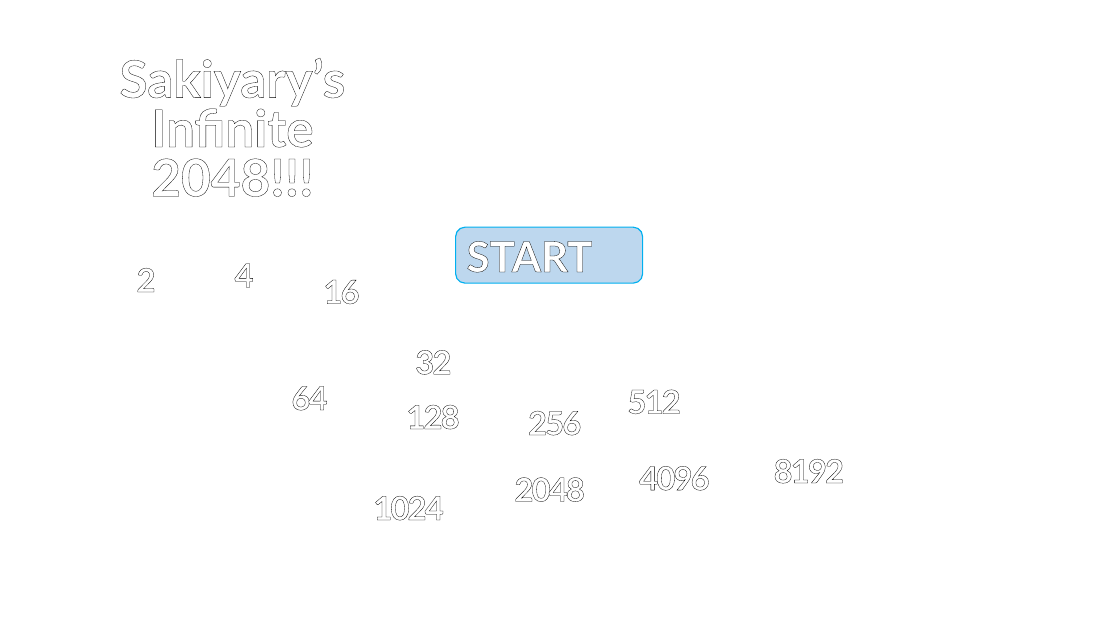
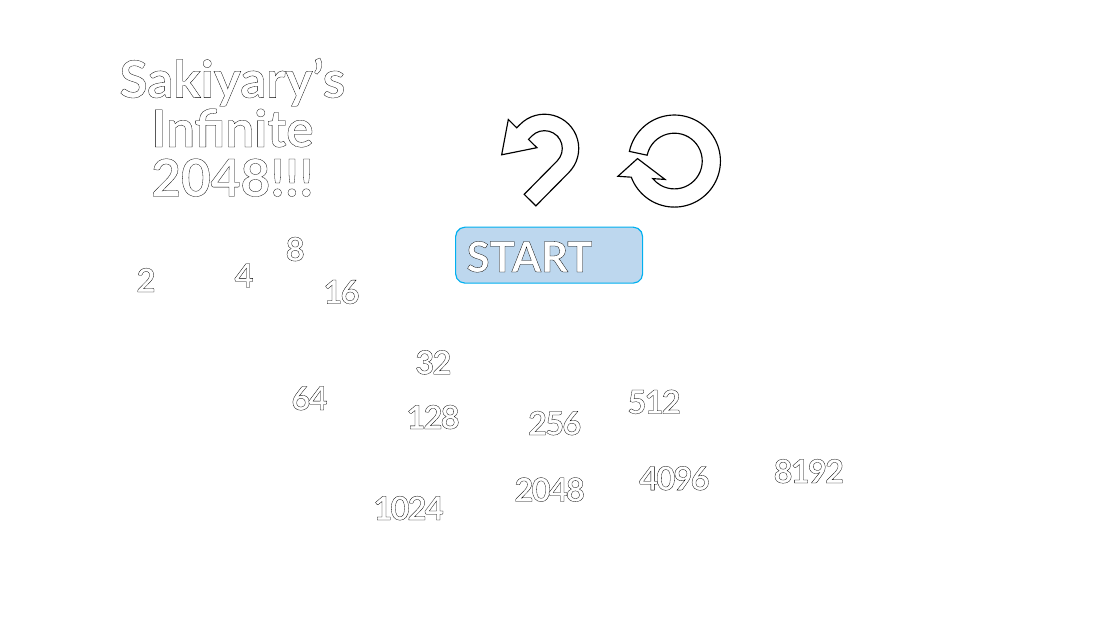
Before and after one commit to Sakiyary/C-PL-Project-1-2048, a slide deck: slide 1 of IMAGE/MakeImage/MakeImage.pptx. Drawn at 1120x630 pixels with LibreOffice and Linux fonts; fonts in the diff are those of the drawing. Boxes give left, top, right and bottom in pixels: in the first picture for what was removed or moved away, otherwise in the second. Text is boxed around its words. In the diff, an @@ line names an element or a change of style, - is before the commit and + after.

```diff
--- a/IMAGE/MakeImage/MakeImage.pptx
+++ b/IMAGE/MakeImage/MakeImage.pptx
@@ uturn arrow added at [479,92,593,206], fill #FFFFFF, outline #000000 1 pt @@
@@ circular arrow added at [614,101,735,222], fill #FFFFFF, outline #000000 1 pt @@
@@ text added at [286,237,305,262], 28 pt, text #FFFFFF, bold @@
+8
```
Also in this commit, not shown: 9 other files.
